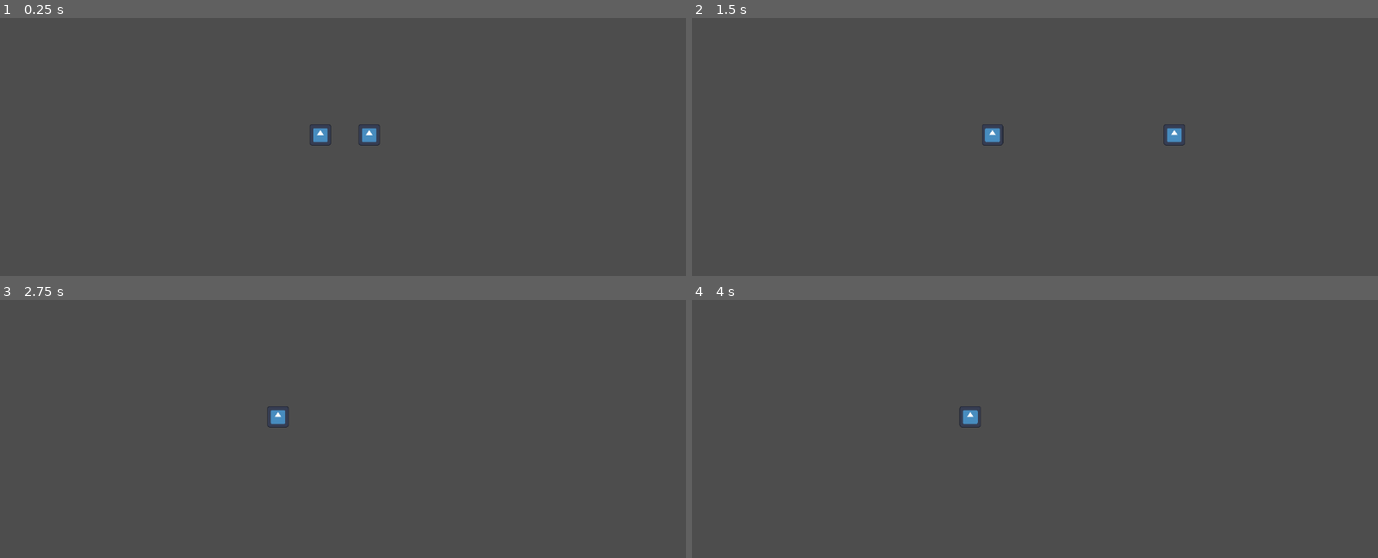
Above: before the commit, frames 1-4 (two rows, left to right).
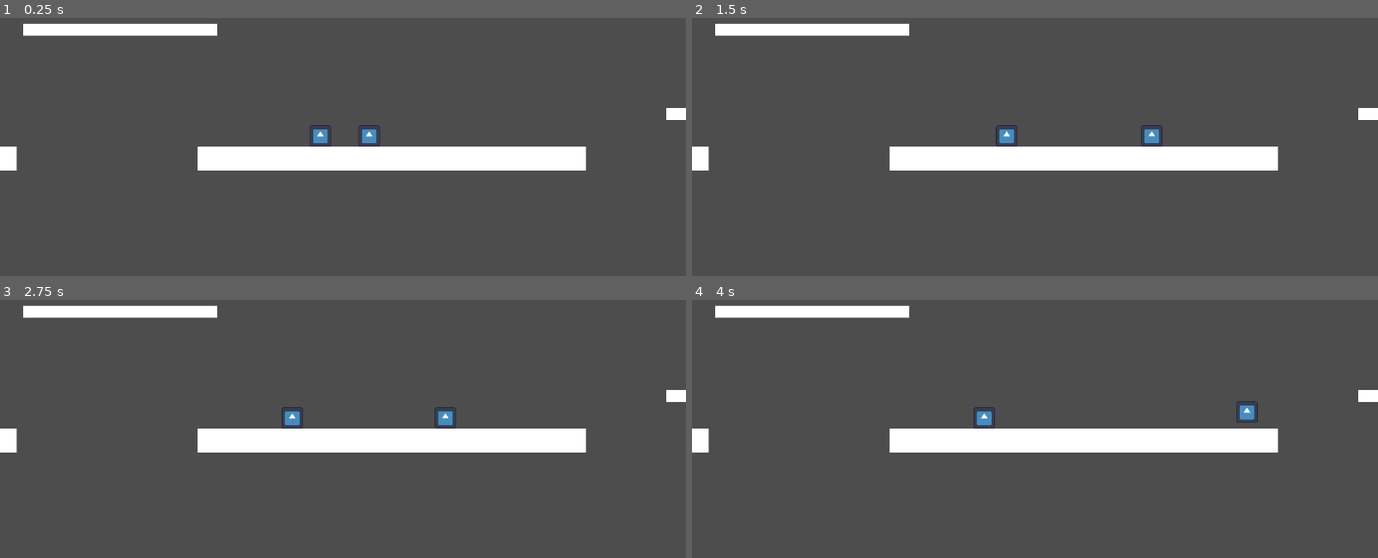
Above: after the commit, the same moments.

Repository: CISC204-S25/final-project-team-2
Game: Godot game, scene res://scenes/main.tscn
Same seed, same stepped clock (60 frames per second), same inputs: the game is played once before the commit and once after it. The engine's default icon, where the game draws it, is replaced by a stand-in: a white triangle on a blue panel in a dark square.
Inputs:
- Up to frame 1 (0.25 s): no input
- Up to frame 2 (1.5 s): tap Enter at 0.5 s; hold D (p1_right) from 0.53 s (still down); tap Left (p2_left) at 0.6 s; tap W (p1_jump) at 0.77 s; tap Right (p2_right) at 1.35 s
- Up to frame 3 (2.75 s): tap W (p1_jump) at 1.52 s; release D (p1_right) at 2.03 s; hold A (p1_left) from 2.03 s (still down); tap Left (p2_left) at 2.1 s
- Up to frame 4 (4 s): release A (p1_left) at 2.78 s; hold D (p1_right) from 2.78 s (still down); tap Right (p2_right) at 2.85 s; tap W (p1_jump) at 3.02, 3.77 s; tap Left (p2_left) at 3.6 s

The runs differ from the first frame. In frame 1, 7.2% of the frame differs, in the area x 0-100%, y 1-60%; in frame 2, 7.7%; in frame 3, 7.5%; in frame 4, 7.5%.

Commit message:
Changed a few speed values around and added visible platforms for test level
Made it so that p1 has longer air time and can go longer distances while p2 has higher jump height

Diff:
--- a/final-project/scenes/main.tscn
+++ b/final-project/scenes/main.tscn
@@ -19,11 +19,86 @@
 [node name="Camera2D" type="Camera2D" parent="Player Movement Test"]
 zoom = Vector2(2, 2)
 
-[node name="StaticBody2D" type="StaticBody2D" parent="Player Movement Test"]
-position = Vector2(0, 20)
+[node name="Environment" type="Node2D" parent="Player Movement Test"]
+
+[node name="StaticBody2D" type="StaticBody2D" parent="Player Movement Test/Environment"]
+position = Vector2(40, 20)
 collision_layer = 2
 collision_mask = 3
 
-[node name="CollisionShape2D" type="CollisionShape2D" parent="Player Movement Test/StaticBody2D"]
+[node name="CollisionShape2D" type="CollisionShape2D" parent="Player Movement Test/Environment/StaticBody2D"]
 position = Vector2(0, 15)
 shape = SubResource("RectangleShape2D_twqhd")
+
+[node name="ColorRect" type="ColorRect" parent="Player Movement Test/Environment/StaticBody2D/CollisionShape2D"]
+anchors_preset = 15
+anchor_right = 1.0
+anchor_bottom = 1.0
+offset_left = -162.0
+offset_top = -10.0
+offset_right = 164.0
+offset_bottom = 10.0
+grow_horizontal = 2
+grow_vertical = 2
+
+[node name="StaticBody2D2" type="StaticBody2D" parent="Player Movement Test/Environment"]
+position = Vector2(-187, -81)
+scale = Vector2(0.5, 0.5)
+collision_layer = 2
+collision_mask = 3
+
+[node name="CollisionShape2D" type="CollisionShape2D" parent="Player Movement Test/Environment/StaticBody2D2"]
+position = Vector2(0, 15)
+shape = SubResource("RectangleShape2D_twqhd")
+
+[node name="ColorRect" type="ColorRect" parent="Player Movement Test/Environment/StaticBody2D2/CollisionShape2D"]
+anchors_preset = 15
+anchor_right = 1.0
+anchor_bottom = 1.0
+offset_left = -163.0
+offset_top = -10.0
+offset_right = 163.0
+offset_bottom = 10.0
+grow_horizontal = 2
+grow_vertical = 2
+
+[node name="StaticBody2D3" type="StaticBody2D" parent="Player Movement Test/Environment"]
+position = Vector2(353, -10)
+scale = Vector2(0.5, 0.5)
+collision_layer = 2
+collision_mask = 3
+
+[node name="CollisionShape2D" type="CollisionShape2D" parent="Player Movement Test/Environment/StaticBody2D3"]
+position = Vector2(0, 15)
+shape = SubResource("RectangleShape2D_twqhd")
+
+[node name="ColorRect" type="ColorRect" parent="Player Movement Test/Environment/StaticBody2D3/CollisionShape2D"]
+anchors_preset = 15
+anchor_right = 1.0
+anchor_bottom = 1.0
+offset_left = -163.0
+offset_top = -10.0
+offset_right = 163.0
+offset_bottom = 10.0
+grow_horizontal = 2
+grow_vertical = 2
+
+[node name="StaticBody2D4" type="StaticBody2D" parent="Player Movement Test/Environment"]
+position = Vector2(-437, 20)
+collision_layer = 2
+collision_mask = 3
+
+[node name="CollisionShape2D" type="CollisionShape2D" parent="Player Movement Test/Environment/StaticBody2D4"]
+position = Vector2(0, 15)
+shape = SubResource("RectangleShape2D_twqhd")
+
+[node name="ColorRect" type="ColorRect" parent="Player Movement Test/Environment/StaticBody2D4/CollisionShape2D"]
+anchors_preset = 15
+anchor_right = 1.0
+anchor_bottom = 1.0
+offset_left = -163.0
+offset_top = -10.0
+offset_right = 163.0
+offset_bottom = 10.0
+grow_horizontal = 2
+grow_vertical = 2
--- a/final-project/scenes/player1.tscn
+++ b/final-project/scenes/player1.tscn
@@ -3,14 +3,15 @@
 [ext_resource type="Script" path="res://scripts/player_1.gd" id="1_vv1x5"]
 [ext_resource type="Texture2D" uid="uid://r8l6y05iaxsi" path="res://icon.svg" id="2_3qesp"]
 
-[sub_resource type="CircleShape2D" id="CircleShape2D_dyp4d"]
+[sub_resource type="RectangleShape2D" id="RectangleShape2D_lq8fr"]
+size = Vector2(18, 18)
 
 [node name="Player1" type="CharacterBody2D"]
 collision_mask = 2
 script = ExtResource("1_vv1x5")
 
 [node name="CollisionShape2D" type="CollisionShape2D" parent="."]
-shape = SubResource("CircleShape2D_dyp4d")
+shape = SubResource("RectangleShape2D_lq8fr")
 
 [node name="Sprite2D" type="Sprite2D" parent="."]
 scale = Vector2(0.140625, 0.140625)
--- a/final-project/scenes/player2.tscn
+++ b/final-project/scenes/player2.tscn
@@ -3,14 +3,15 @@
 [ext_resource type="Script" path="res://scripts/player_2.gd" id="1_65bwc"]
 [ext_resource type="Texture2D" uid="uid://r8l6y05iaxsi" path="res://icon.svg" id="2_42ikn"]
 
-[sub_resource type="CircleShape2D" id="CircleShape2D_lrpid"]
+[sub_resource type="RectangleShape2D" id="RectangleShape2D_sddni"]
+size = Vector2(18, 18)
 
 [node name="Player2" type="CharacterBody2D"]
 collision_mask = 2
 script = ExtResource("1_65bwc")
 
 [node name="CollisionShape2D" type="CollisionShape2D" parent="."]
-shape = SubResource("CircleShape2D_lrpid")
+shape = SubResource("RectangleShape2D_sddni")
 
 [node name="Sprite2D" type="Sprite2D" parent="."]
 scale = Vector2(0.140625, 0.140625)
--- a/final-project/scripts/player_1.gd
+++ b/final-project/scripts/player_1.gd
@@ -1,7 +1,7 @@
 extends CharacterBody2D
 
 # Change these values for movement/jump speed
-const SPEED = 100.0
+const SPEED = 80.0
 const JUMP_VELOCITY = -320.0
 const MAX_JUMPS = 2
 
--- a/final-project/scripts/player_2.gd
+++ b/final-project/scripts/player_2.gd
@@ -2,13 +2,13 @@
 
 # Change these values for movement/jump speed
 const SPEED = 30.0
-const JUMP_VELOCITY = -200.0
-const ICE_SPEEDUP = 120
-const ICE_SLOWDOWN = 7
+const JUMP_VELOCITY = -150.0
+const ICE_SPEEDUP = 130
+const ICE_SLOWDOWN = 15
 
 const PUSH_FORCE = 30
-const GRAVITY = 900
-const FALL_GRAVITY = 1500
+const GRAVITY = 300
+const FALL_GRAVITY = 500
 
 @onready var sprite = $Sprite2D
 
